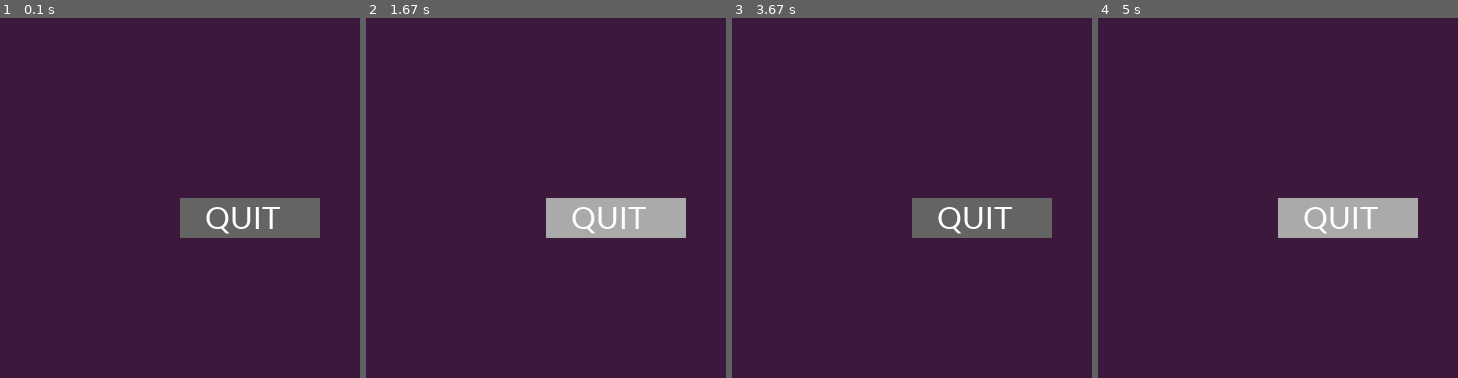
Above: before the commit, frames 1-4 (left to right).
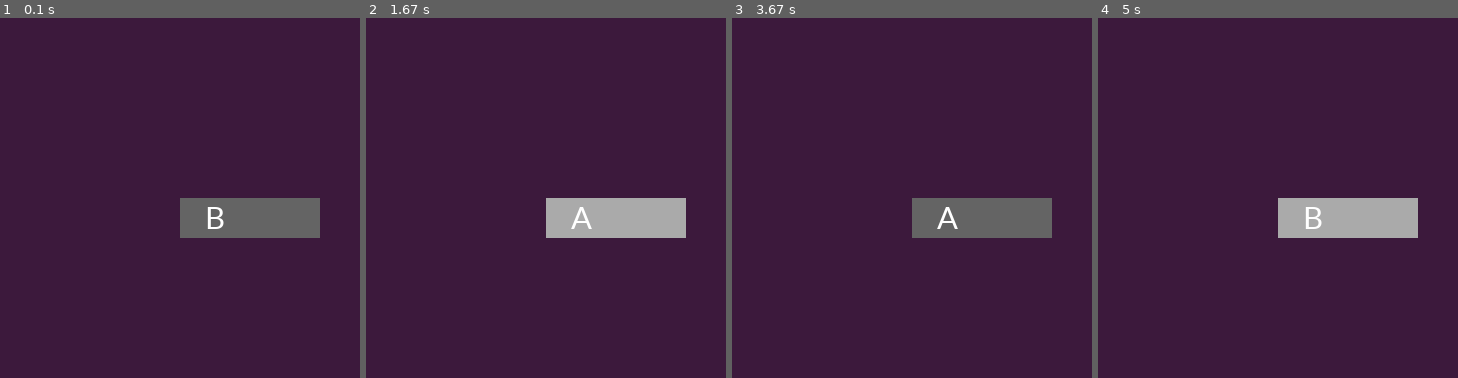
Above: after the commit, the same moments.

Repository: jamad/jamad.github.io
Game: pygame game, started from wasm/simple_button/main.py
The game is run twice, just before and just after one commit, with the same random seed, the same clock (stepped at 60 frames per second) and the same inputs.
Inputs (mouse positions are in pixels of both pictures, inside the frame that each line leads up to):
- Up to frame 1 (0.1 s): no input
- Up to frame 2 (1.67 s): click (546, 198) at 0.38 s; click (549, 219) at 0.72 s; click (434, 144) at 1.05 s; click (589, 230) at 1.38 s
- Up to frame 3 (3.67 s): click (919, 75) at 1.72 s; click (915, 237) at 2.05 s; click (901, 136) at 2.38 s; click (980, 219) at 3.22 s, where only the run after the commit has a clickable "B"; click (1023, 190) at 3.55 s
- Up to frame 4 (5 s): click (1346, 219) at 4.88 s, where only the run after the commit has a clickable "A"

The runs differ from the first frame. In frame 1, 0.5% of the frame differs, in the area x 57-78%, y 52-60%; in frame 2, 0.5%; in frame 3, 0.5%, in the area x 56-78%, y 52-60%; in frame 4, 0.5%.

Commit message:
Update main.py

Diff:
--- a/wasm/simple_button/main.py
+++ b/wasm/simple_button/main.py
@@ -7,17 +7,18 @@
 smallfont = pygame.font.SysFont('Corbel',35)
 
 async def main(): # step2
+	flag=True
 	while True:
-		text = smallfont.render('QUIT' , True , (255,255,255) )
 		x,y = pygame.mouse.get_pos()
 		hoverover=0 <= x-w/2 <= 140 and 0 <= y-h/2 <= 40
 
 		for ev in pygame.event.get():
-			if ev.type == pygame.QUIT or (ev.type == pygame.MOUSEBUTTONDOWN and hoverover):
-				text = smallfont.render('Clicked Button!' , True , (255,255,255) )
+			if (ev.type == pygame.MOUSEBUTTONDOWN and hoverover):
+				flag=not flag
 
 		screen.fill((60,25,60))
 		pygame.draw.rect(screen,((100,100,100) ,(170,170,170) )[hoverover],[w/2,h/2,140,40])
+		text = smallfont.render(('A','B')[flag ] , True , (255,255,255) )
 		screen.blit(text , (w/2+25,h/2))
 		pygame.display.update()
 
